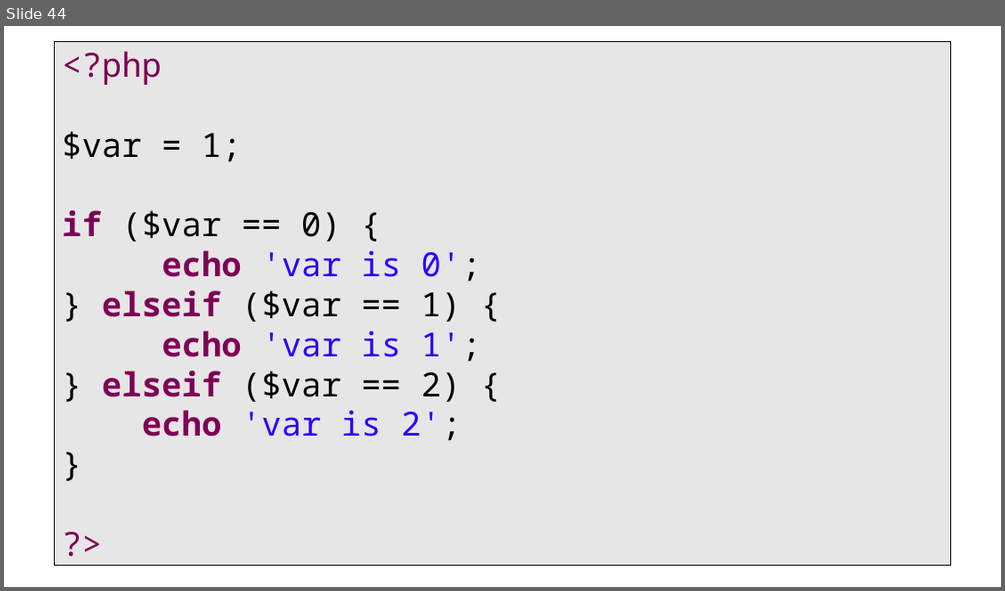
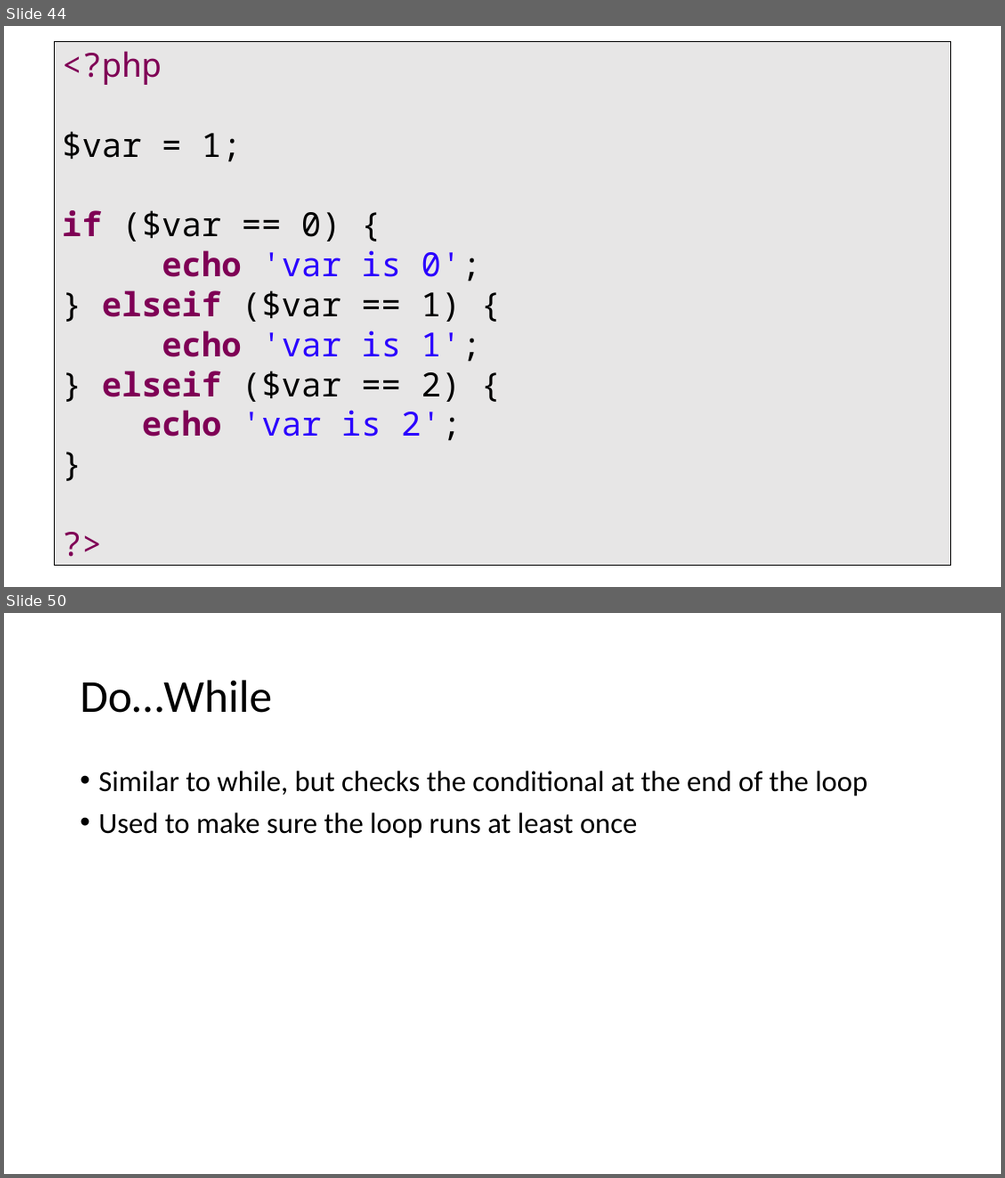
Before and after one commit to PHPEmbark/curriculum, a slide deck: course/1 - Basic Programming/Basics Of Programming.pptx. Shown one above the other, each under a label of ours: slide 44 before the commit, slides 44 and 50 after it; the slides between them are not shown. The pictures are 1005x591 and 1005x1178 pixels, drawn with LibreOffice and Linux fonts; fonts in the diff are those of the drawing. Boxes give left, top, right and bottom in pixels: in the first picture for what was removed or moved away, otherwise in the second. Text is boxed around its words. In the diff, an @@ line names an element or a change of style, - is before the commit and + after.

Commit message:
More powerpoint stuff
Logic and loops and conditionals, oh my!

```diff
--- a/course/1 - Basic Programming/Basics Of Programming.pptx
+++ b/course/1 - Basic Programming/Basics Of Programming.pptx
@@ slide 50 added at (4, 613, 1001, 1174), background #FFFFFF @@
@@ title added at (80, 680, 272, 713), 44 pt, text #000000 @@
+Do…While
@@ text added at (98, 771, 867, 838), 28 pt, text #000000 @@
+• Similar to while, but checks the conditional at the end of the loop
+• Used to make sure the loop runs at least once
```
Also in this commit, not shown: 8 other slides added.
